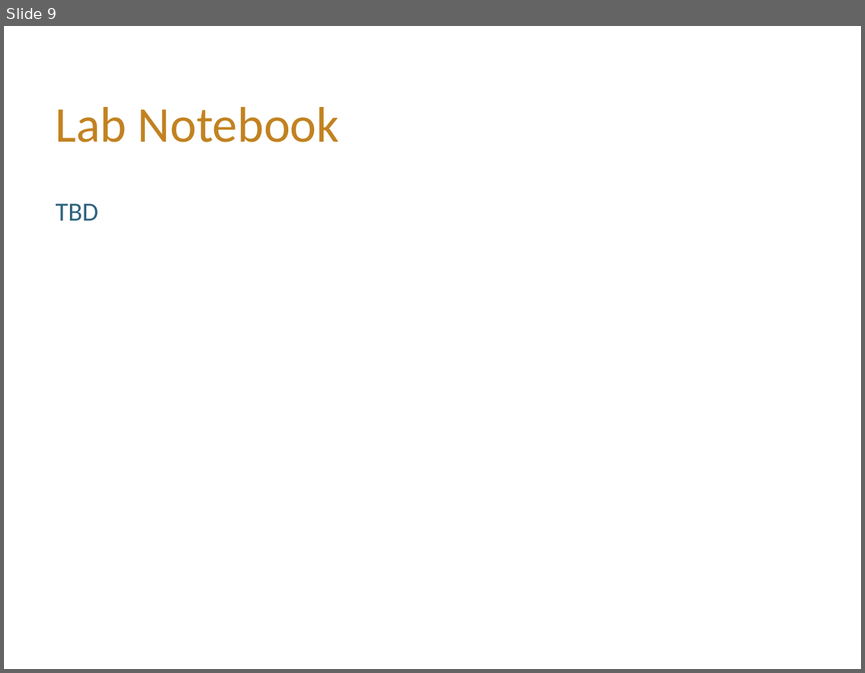
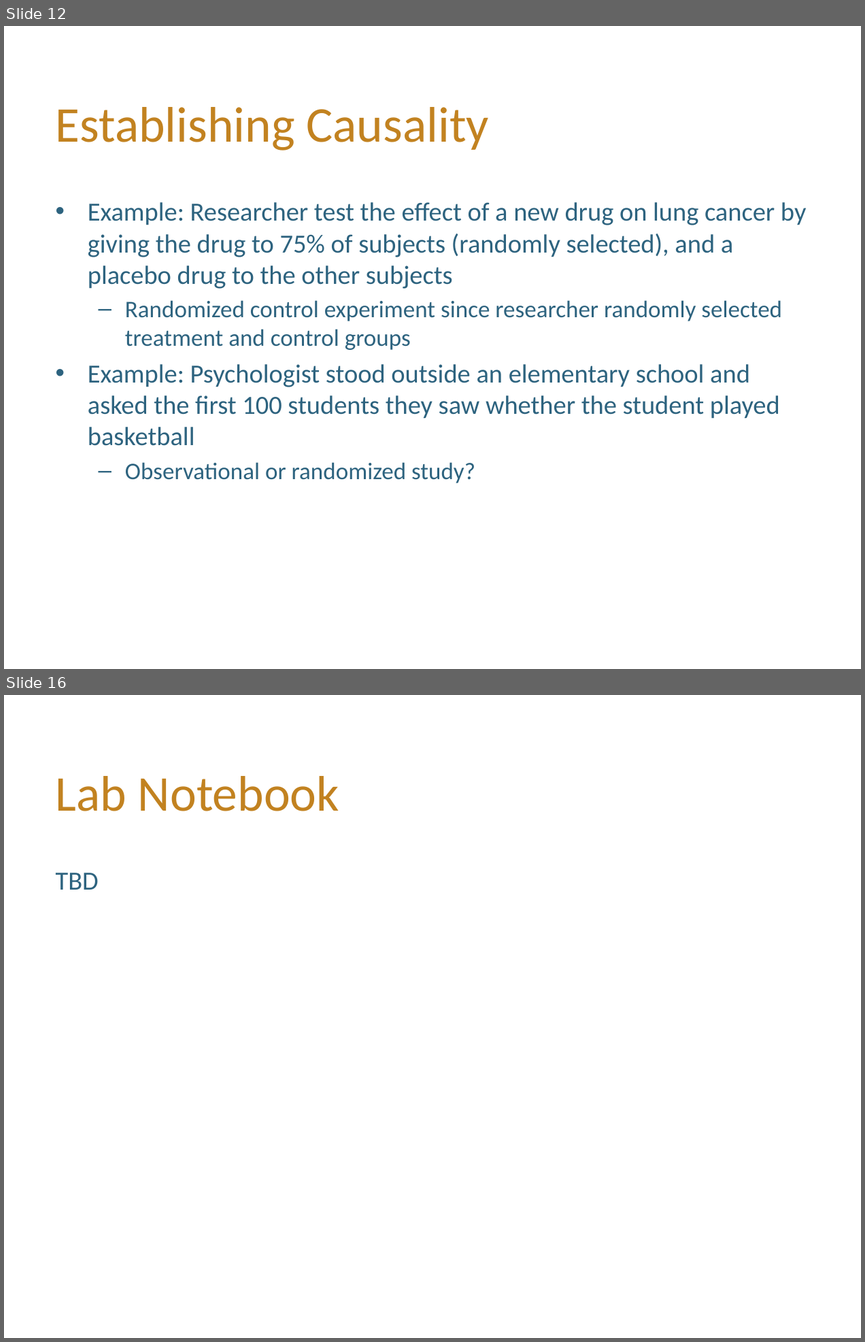
Before and after one commit to hLuo27/teaching, a slide deck: data8/lab2.pptx. Shown one above the other, each under a label of ours: slide 9 before the commit, slides 12 and 16 after it; the slides between them are not shown. The pictures are 865x673 and 865x1342 pixels, drawn with LibreOffice and Linux fonts; fonts in the diff are those of the drawing; background and template pictures are left out. Boxes give left, top, right and bottom in pixels: in the first picture for what was removed or moved away, otherwise in the second. Text is boxed around its words. In the diff, an @@ line names an element or a change of style, - is before the commit and + after.

```diff
--- a/data8/lab2.pptx
+++ b/data8/lab2.pptx
@@ slide 12 added at [4,26,861,669], background #FFFFFF @@
@@ title added at [56,107,489,150], 42 pt, text #C28220 @@
+Establishing Causality
@@ text added at [88,202,806,483], 22 pt, text #2D637F @@
+• Example: Researcher test the effect of a new drug on lung cancer by giving the drug to 75% of subjects (randomly selected), and a placebo drug to the other subjects
+  – Randomized control experiment since researcher randomly selected treatment and control groups
+• Example: Psychologist stood outside an elementary school and asked the first 100 students they saw whether the student played basketball
+  – Observational or randomized study?
@@ what was slide 9 is now slide 16 @@
```
Also in this commit, not shown: 2 slides changed, 12 other slides added, 6 slides removed.
